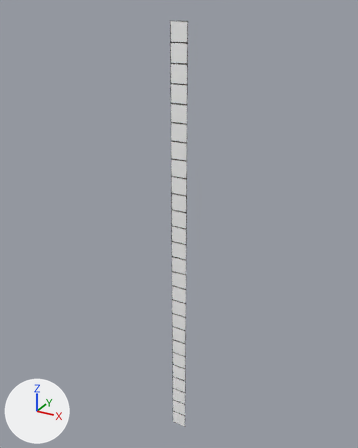
A saved change to the FBX model Assets/_Main/Art/Models/grid_line.fbx.
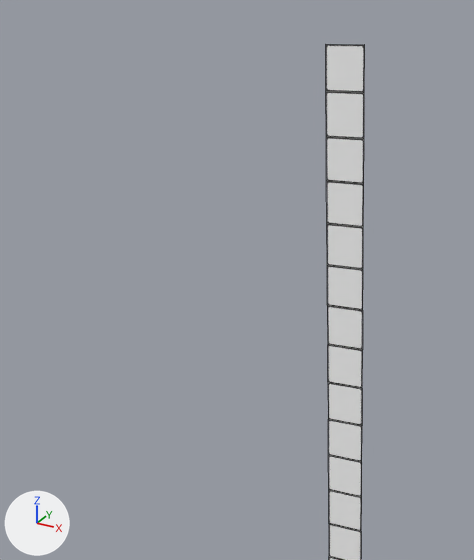
Each version is shown whole from a 50 mm camera at (12.1, -22.9, 26.6) aimed at (-0.9, 0.7, 14.9), then close up on the part from 6% to 67% of the width and 0% to 58% of the height. Every picture has the same lights, and +X, +Y and +Z are marked at lower left. The close-ups show mesh edges as thin lines. Where no turn or scale is listed for an object, it has been applied to the vertices.

In view in the first close-up: 'grid_line'.
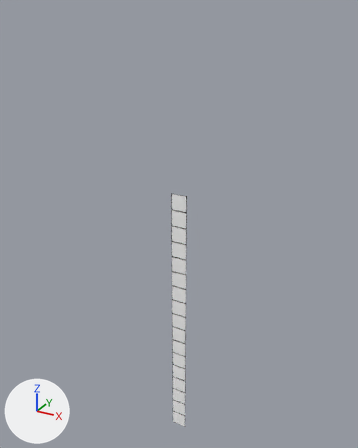
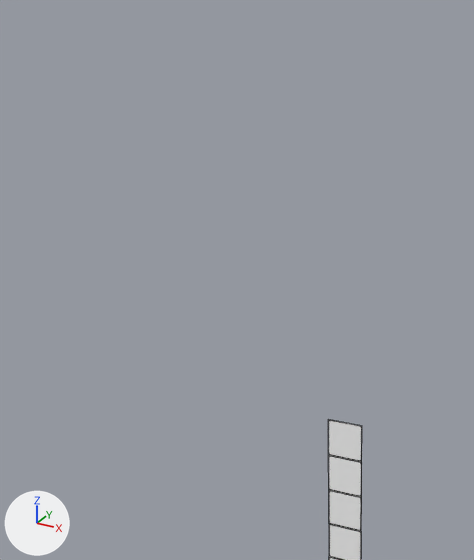
Boxes [x1, y1, x2, y2] around the edits, measured in the close-ups (474 x 560 px):
'grid_line', reshaped
    before: [326, 44, 365, 560]
    after: [328, 419, 362, 560]
part 1 of me_mesh, deleted
    before: [326, 44, 365, 426]

What the commit changed:
me_mesh is used by ob_grid_line; location (0.0, 0.0, 0.0).
me_mesh had 55 vertices, 29 faces and spanned x -1.0..0.0, y 0.0, z 0.0..26.0.
me_mesh now has 36 vertices, 17 faces and spans x -1.0..0.0, y 0.0, z 0.0..17.0.
Part 1, on me_mesh:
18 vertices are removed from x -1.0..0.0, y 0.0, z 18.0..26.0.
9 faces are deleted.
